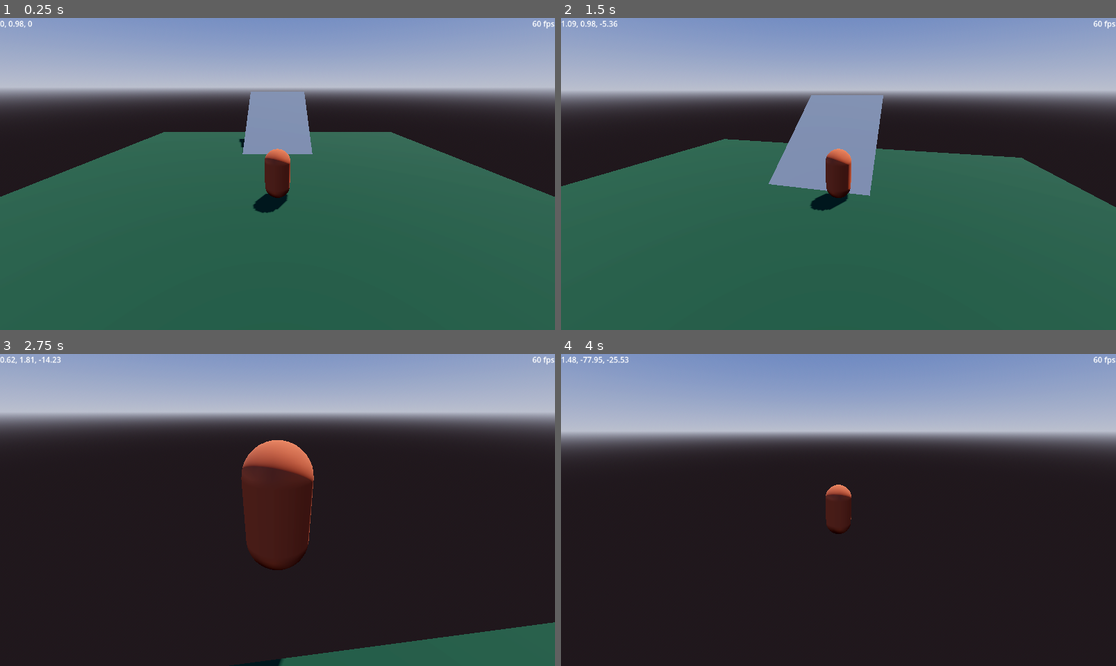
Above: before the commit, frames 1-4 (two rows, left to right).
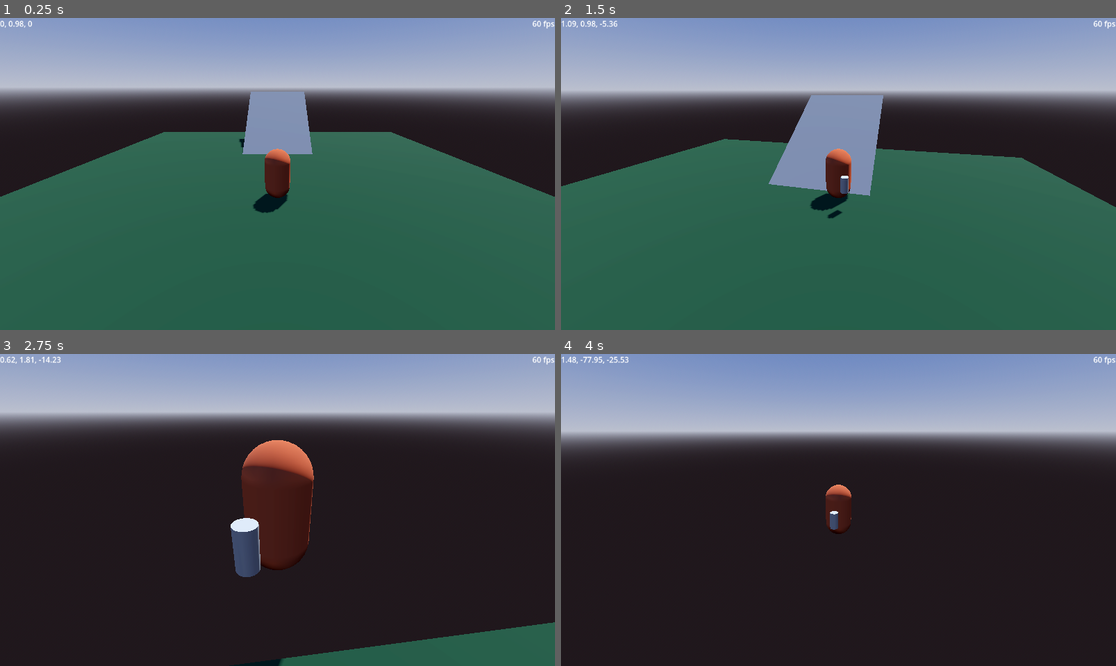
Above: after the commit, the same moments.

Repository: Grantallkotten/my-game
Game: Godot game, scene res://scene.tscn
Same seed, same stepped clock (60 frames per second), same inputs: the game is played once before the commit and once after it.
Inputs (mouse positions are in pixels of both pictures, inside the frame that each line leads up to):
- Up to frame 1 (0.25 s): no input
- Up to frame 2 (1.5 s): tap Enter at 0.5 s; move the mouse to (866, 174) at 0.52 s; press the mouse at (866, 174) at 0.53 s; hold W (move_forward) from 0.53 s (still down); tap Space (jump) at 0.77 s; move the mouse to (810, 174) at 1.27 s; release the mouse at (810, 174) at 1.28 s; click (810, 174) at 1.35 s
- Up to frame 3 (2.75 s): keep holding W (move_forward); tap Space (jump) at 1.52 s; move the mouse to (288, 503) at 2.02 s; press the mouse at (288, 503) at 2.03 s
- Up to frame 4 (4 s): keep holding W (move_forward); move the mouse to (832, 516) at 2.77 s; release the mouse at (832, 516) at 2.78 s; click (832, 516) at 2.85 s; tap Space (jump) at 3.02, 3.77 s; move the mouse to (877, 513) at 3.52 s; press the mouse at (877, 513) at 3.53 s

The runs differ from the first frame. In frame 2, 0.1% of the frame differs, in the area x 47-52%, y 50-65%; in frame 3, 0.9%, in the area x 41-57%, y 28-72%; in frame 4, less than 0.1%.

Commit message:
Rotate mesh with camera

Diff:
--- a/player/player.gd
+++ b/player/player.gd
@@ -3,6 +3,7 @@
 @onready var position_label: Label = $HUD/HUDArea/PositionLabel
 @onready var fps_label: Label = $HUD/HUDArea/FPSLabel
 
+@onready var player_mesh: MeshInstance3D = $PlayerMesh
 
 @onready var camera: Camera3D = $CameraPivot/PitchPivot/Camera3D
 @onready var camera_pivot: Node3D = $CameraPivot
@@ -16,6 +17,7 @@
 @export var gravity: float = 90.0
 
 var camera_input_dirction: Vector2 = Vector2.ZERO
+var last_movment_direction: Vector3 = Vector3.BACK
 
 func _ready() -> void:
 	Input.mouse_mode = Input.MOUSE_MODE_CAPTURED
@@ -63,6 +65,11 @@
 
 	velocity = velocity.move_toward(movment_direction * walk_speed, walk_acceleration * delta)
 
+	if movment_direction.length() > 0.2:
+		last_movment_direction = movment_direction
+	var target_angle: float = Vector3.BACK.signed_angle_to(last_movment_direction, Vector3.UP)
+	player_mesh.rotation.y = target_angle
+
 	var is_about_to_jump = Input.is_action_just_pressed("jump") and is_on_floor()
 	if is_about_to_jump:
 		velocity.y += jump_strength
--- a/player/player.tscn
+++ b/player/player.tscn
@@ -7,17 +7,24 @@
 [sub_resource type="StandardMaterial3D" id="StandardMaterial3D_ph5yk"]
 albedo_color = Color(0.629601, 0.257962, 0.130325, 1)
 
+[sub_resource type="CylinderMesh" id="CylinderMesh_12i0d"]
+
 [sub_resource type="ConvexPolygonShape3D" id="ConvexPolygonShape3D_7r8a2"]
 points = PackedVector3Array(-0.125207, -0.532801, -0.480507, 0.0227831, 0.47607, 0.498884, 0.169713, 0.559144, 0.464172 …(924 unchanged characters)…
 
 [node name="Player" type="CharacterBody3D"]
 script = ExtResource("1_gdt4l")
 
-[node name="MeshInstance3D" type="MeshInstance3D" parent="."]
+[node name="PlayerMesh" type="MeshInstance3D" parent="."]
 mesh = SubResource("CapsuleMesh_3bcdp")
 surface_material_override/0 = SubResource("StandardMaterial3D_ph5yk")
 
-[node name="CollisionShape3D" type="CollisionShape3D" parent="."]
+[node name="ObjMesh" type="MeshInstance3D" parent="PlayerMesh"]
+transform = Transform3D(0.287217, 0, 0, 0, 0.287217, 0, 0, 0, 0.287217, 0, 0, -1)
+mesh = SubResource("CylinderMesh_12i0d")
+skeleton = NodePath("../..")
+
+[node name="MeshCollision" type="CollisionShape3D" parent="."]
 shape = SubResource("ConvexPolygonShape3D_7r8a2")
 
 [node name="CameraPivot" type="Node3D" parent="."]
Not shown: 1 places in player/player.tscn that only renumber resources
